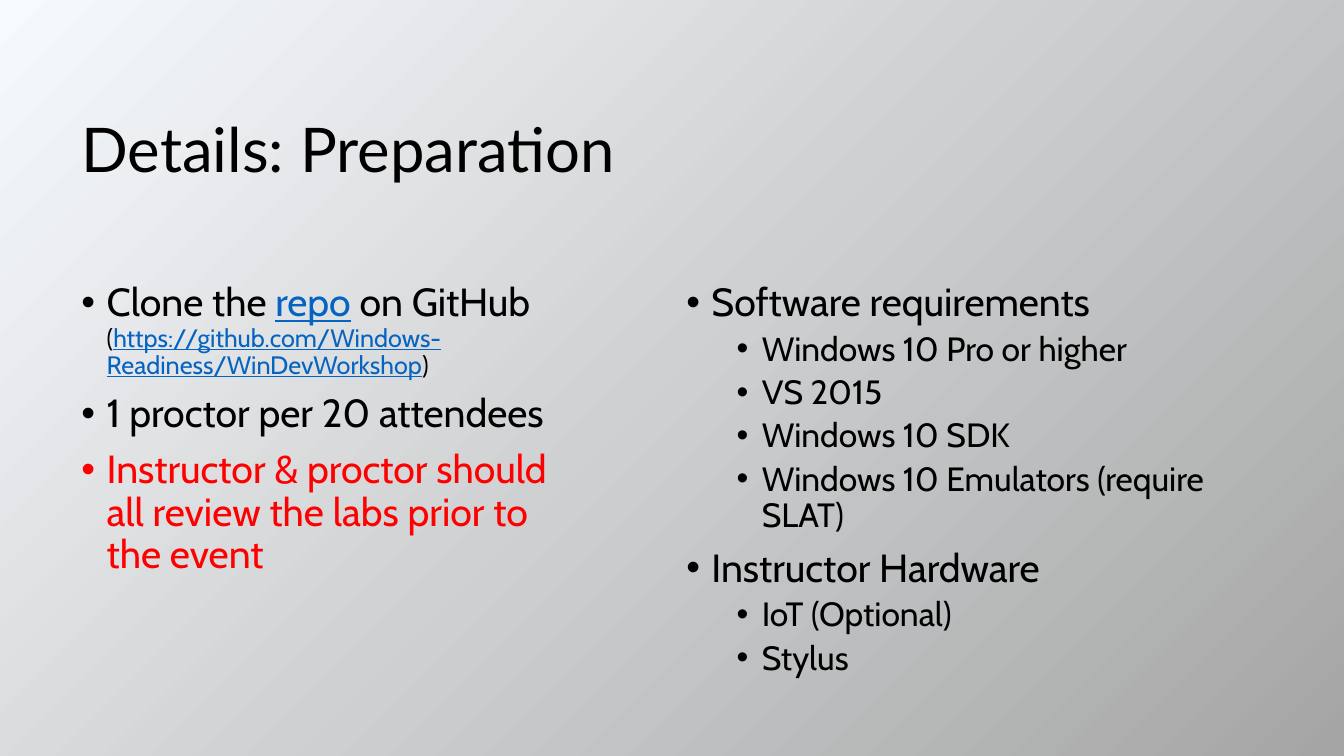
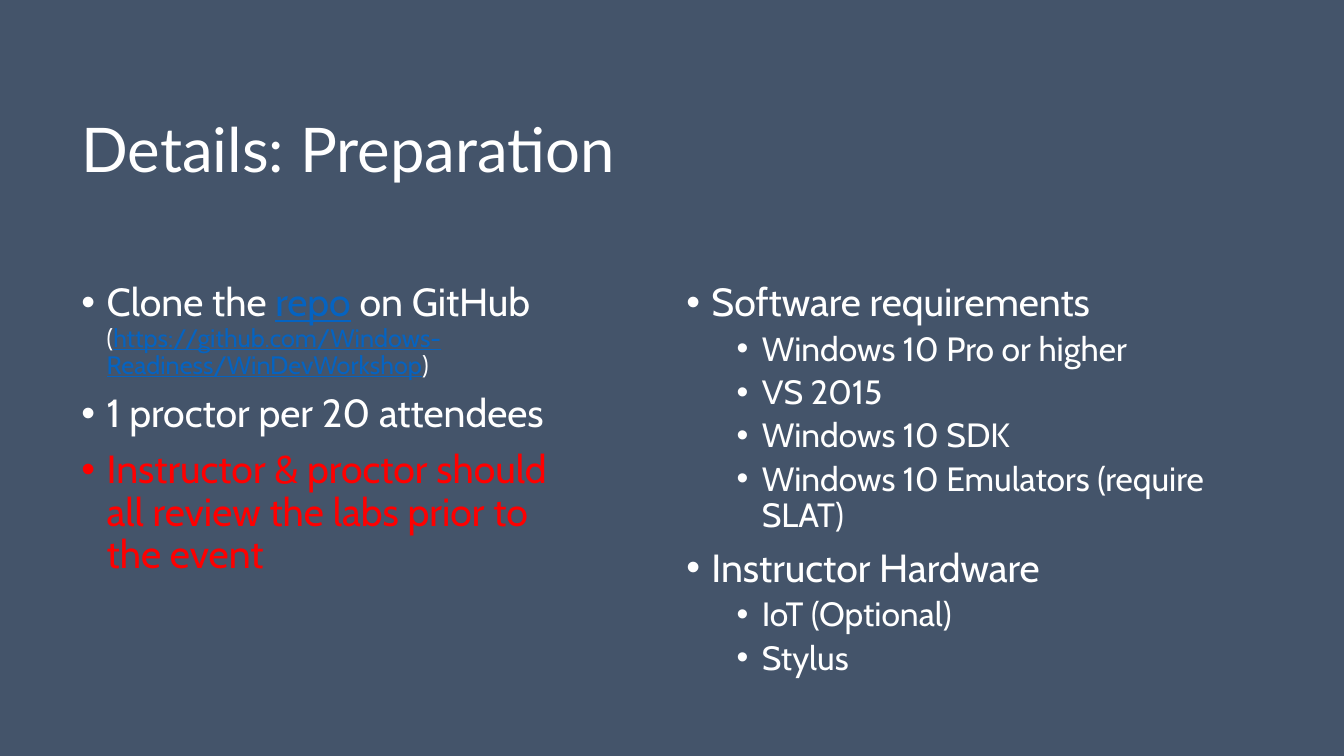
Before and after one commit to evangelism/WinDevWorkshop, a slide deck: slide 5 of 10.08.15.Train the Trainer.pptx. Drawn at 1344x756 pixels with LibreOffice and Linux fonts; fonts in the diff are those of the drawing. Boxes give left, top, right and bottom in pixels: in the first picture for what was removed or moved away, otherwise in the second. Text is boxed around its words. In the diff, an @@ line names an element or a change of style, - is before the commit and + after.

Commit message:
update TTT

```diff
--- a/10.08.15.Train the Trainer.pptx
+++ b/10.08.15.Train the Trainer.pptx
@@ background gradient #F7FAFD to #A5A5A5 to #44546A @@
@@ title "Details: Preparation" at box(81, 126, 615, 183): text colour #000000 to #FFFFFF @@
@@ text at box(107, 286, 544, 437): text colour #000000 to #FFFFFF in "Clone the on GitHub (https://github.com/Windows-Readiness/Wi ...", "1 proctor per 20 attendees" @@
@@ text "Software requirements" at box(711, 286, 1203, 678): text colour #000000 to #FFFFFF @@
```
Also in this commit, not shown: 15 other slides changed.
